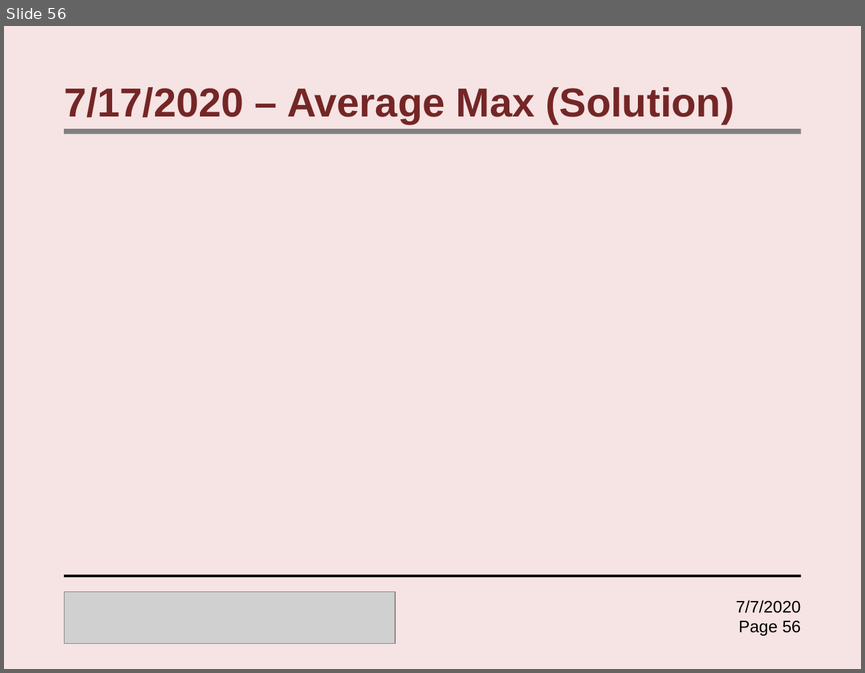
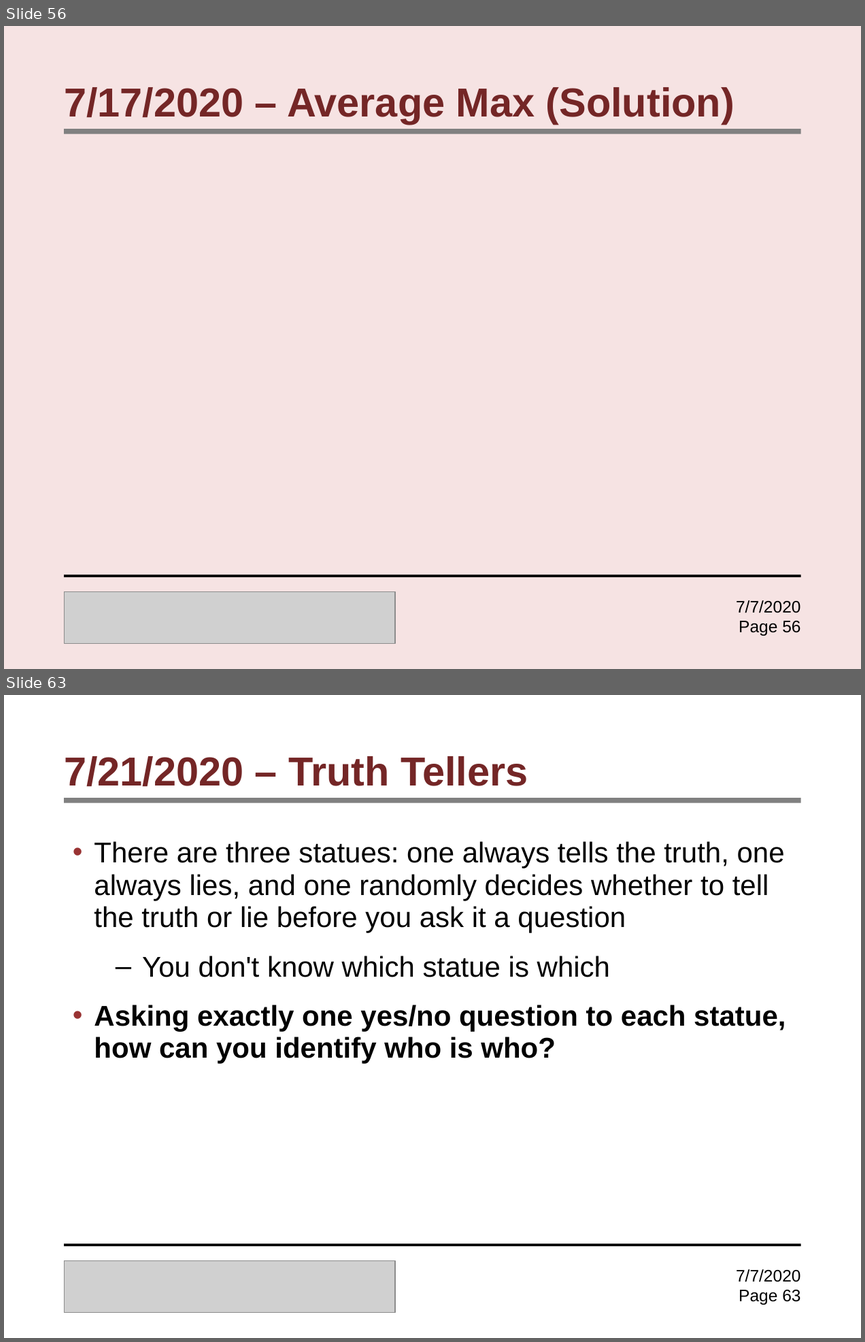
Before and after one commit to Samyak-code/Instructorfiles, a slide deck: lectures/extra/RacecarRiddles.pptx. Shown one above the other, each under a label of ours: slide 56 before the commit, slides 56 and 63 after it; the slides between them are not shown. The pictures are 865x673 and 865x1342 pixels, drawn with LibreOffice and Linux fonts; fonts in the diff are those of the drawing; grey boxes stand for pictures. Boxes give left, top, right and bottom in pixels: in the first picture for what was removed or moved away, otherwise in the second. Text is boxed around its words. In the diff, an @@ line names an element or a change of style, - is before the commit and + after.

```diff
--- a/lectures/extra/RacecarRiddles.pptx
+++ b/lectures/extra/RacecarRiddles.pptx
@@ slide 63 added at bbox=[4, 695, 861, 1338], background #FFFFFF @@
@@ title added at bbox=[64, 756, 528, 787], 34 pt, text #742626, bold @@
+7/21/2020 – Truth Tellers
@@ rectangle added at bbox=[64, 798, 801, 803], fill #808080 @@
@@ text added at bbox=[94, 841, 785, 1064], 24 pt, text #000000 @@
+• There are three statues: one always tells the truth, one always lies, and one randomly decides whether to tell the truth or lie before you ask it a question
+  – You don't know which statue is which
+• Asking exactly one yes/no question to each statue, how can you identify who is who?
@@ rectangle added at bbox=[64, 1243, 801, 1246], fill #000000 @@
@@ picture added at bbox=[64, 1261, 395, 1312] @@
@@ text added at bbox=[736, 1269, 800, 1304], 14 pt, text #000000 @@
+7/7/2020
+Page 63
```
Also in this commit, not shown: 51 other slides added.
